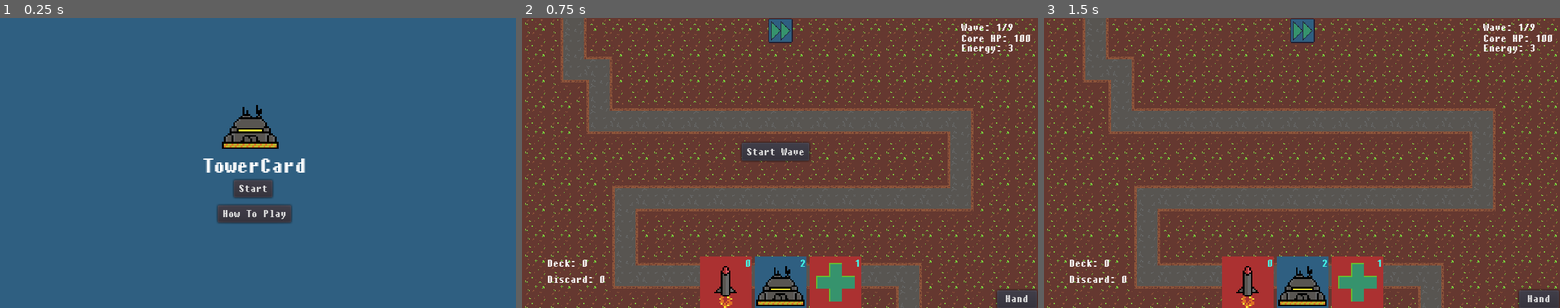
Above: before the commit, frames 1-3 (left to right).
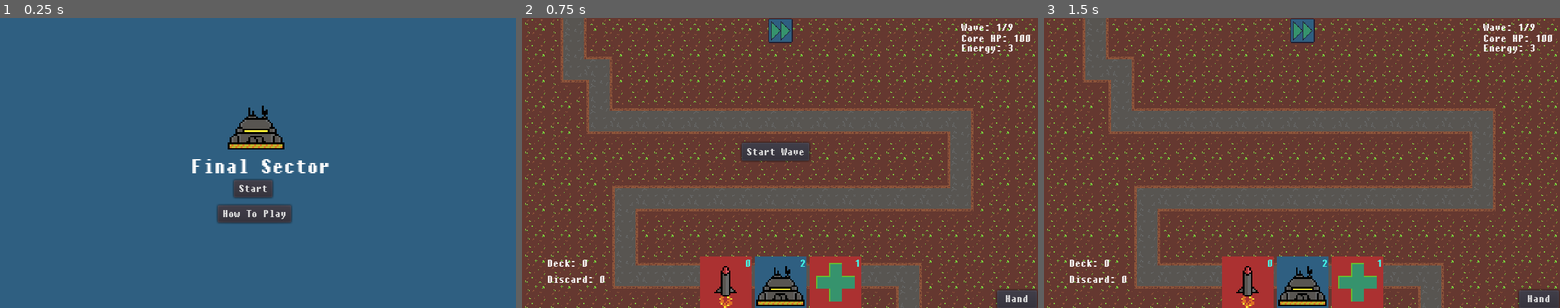
Above: after the commit, the same moments.

Repository: TylerPelaez/TowerCard
Game: Godot game, scene res://Menu/Menu.tscn
The game is run twice, just before and just after one commit, with the same random seed, the same clock (stepped at 60 frames per second) and the same inputs. Sound files missing from this copy of the repository are replaced by a short silence.
Inputs:
- Up to frame 1 (0.25 s): no input
- Up to frame 2 (0.75 s): click "Start" at 0.5 s
- Up to frame 3 (1.5 s): click "Start Wave" at 1.25 s

The runs differ from the first frame. In frame 1, 1.2% of the frame differs, in the area x 37-64%, y 30-54%; in frame 2, nothing differs; in frame 3, nothing differs.

Commit message:
Bevy of bug fixes

Diff:
--- a/Menu/Menu.tscn
+++ b/Menu/Menu.tscn
@@ -8,19 +8,19 @@
 script = ExtResource( 1 )
 
 [node name="TowerCard" type="Label" parent="."]
-margin_left = 249.733
-margin_top = 165.894
-margin_right = 315.733
-margin_bottom = 179.894
+margin_left = 237.246
+margin_top = 167.083
+margin_right = 321.246
+margin_bottom = 184.083
 rect_scale = Vector2( 2, 2 )
 theme = ExtResource( 3 )
-text = "TowerCard"
+text = "Final Sector"
 __meta__ = {
 "_edit_use_anchors_": false
 }
 
 [node name="Sprite" type="Sprite" parent="."]
-position = Vector2( 310.383, 129.921 )
+position = Vector2( 317.518, 131.11 )
 scale = Vector2( 2.33786, 2.17063 )
 texture = ExtResource( 2 )
 hframes = 13
--- a/UI/UI.gd
+++ b/UI/UI.gd
@@ -77,7 +77,7 @@
 	startWave.visible = false
 
 func end_wave(current_wave: int, total_waves: int) -> void:
-	waveNumber.text = "Wave: " + str(current_wave) + "/" + str(total_waves)
+	waveNumber.text = "Wave: " + str(current_wave+1) + "/" + str(total_waves)
 
 	if selected_card != null:
 		player_controller.cancel_card_play()
--- a/World/Level.gd
+++ b/World/Level.gd
@@ -23,7 +23,6 @@
 	enemySpawnController.connect("wave_finished_enemy_death", self, "_on_EnemySpawnController_wave_finished_enemy_death")
 	enemySpawnController.connect("spawner_enemy_attacked_core", self, "_on_EnemySpawnController_damage_core")
 
-	Utils.level = 3
 	VisualServer.set_default_clear_color(Color("#222222"))
 
 	var placementAreas = []
@@ -52,8 +51,8 @@
 		print("WAVE COMPLETE")
 		if current_wave == total_waves:
 			# LOAD NEXT LEVEL HERE
-			Utils.level = 1
-			get_tree().change_scene("res://World/Win.tscn")
+			Utils.level = Utils.level + 1
+			get_tree().change_scene(Utils.get_scene(Utils.level))
 
 	if !wave_active && current_wave < total_waves && Input.is_action_just_pressed("start_wave"):
 		_start_wave()
--- a/World/Win.tscn
+++ b/World/Level4.tscn
@@ -1,11 +1,11 @@
 [gd_scene load_steps=4 format=2]
 
-[ext_resource path="res://World/Win.gd" type="Script" id=1]
-[ext_resource path="res://Enemies/ThiccEnemy.png" type="Texture" id=2]
+[ext_resource path="res://Enemies/ThiccEnemy.png" type="Texture" id=1]
+[ext_resource path="res://World/Level4.gd" type="Script" id=2]
 [ext_resource path="res://UI/FontTheme.tres" type="Theme" id=3]
 
 [node name="Win" type="Node2D"]
-script = ExtResource( 1 )
+script = ExtResource( 2 )
 
 [node name="Label" type="Label" parent="."]
 margin_left = 265.514
Renamed: World/Win.gd -> World/Level4.gd
Not shown: 1 places in World/Level4.tscn that only renumber resources
